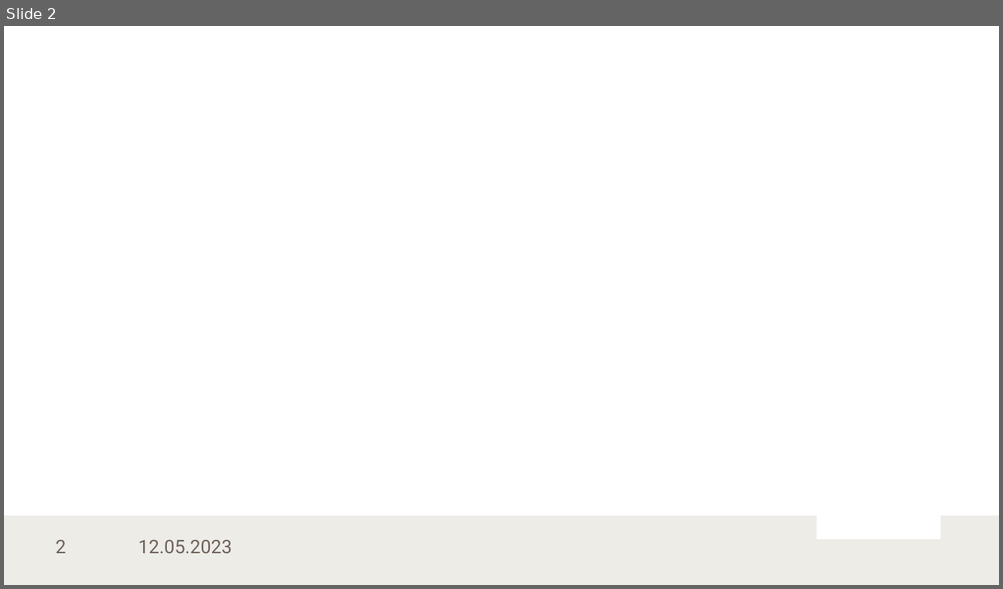
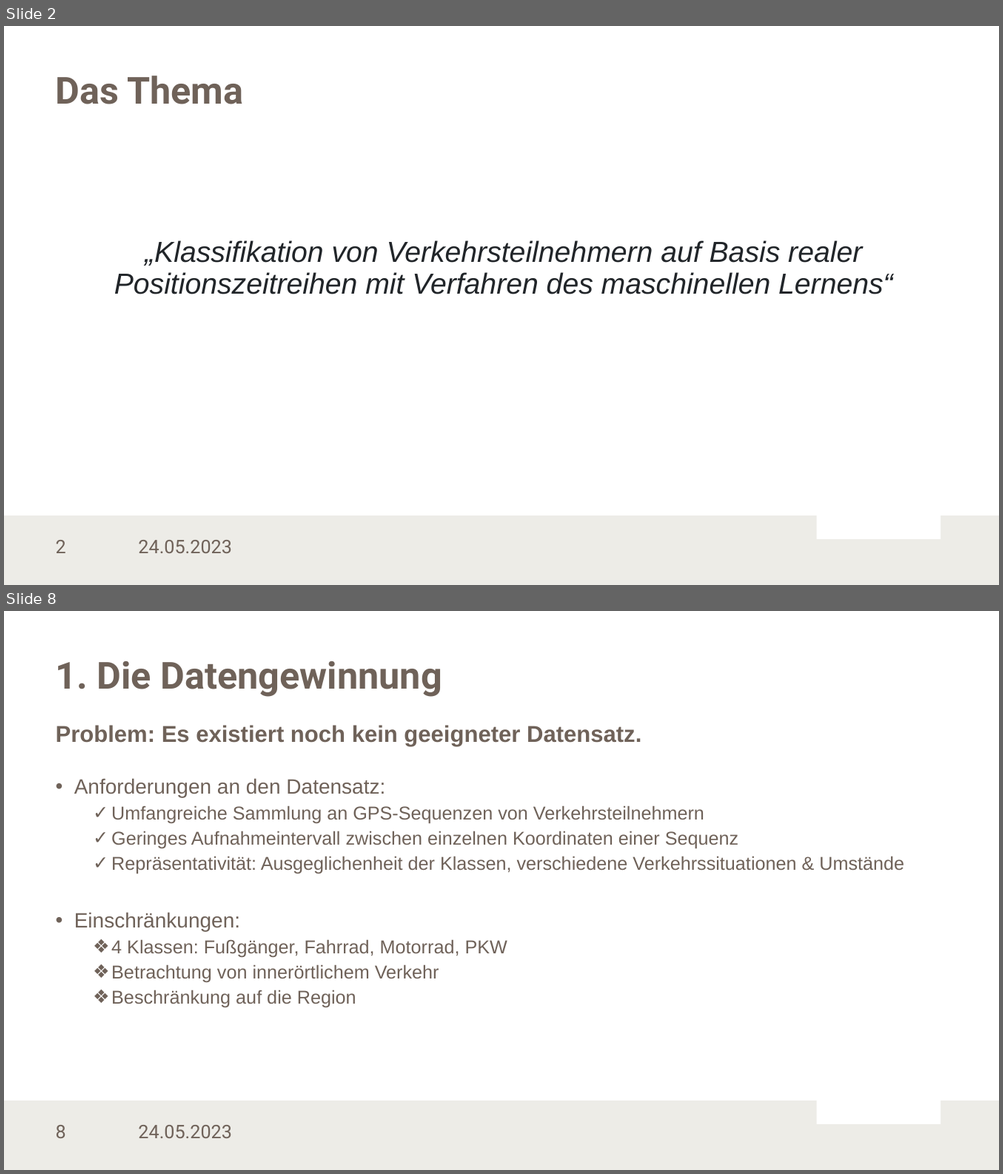
Before and after one commit to LennartKoepper/Bachelor-Thesis, a slide deck: Seminar/Bachelorseminar_25-04-2023.pptx. Shown one above the other, each under a label of ours: slide 2 before the commit, slides 2 and 8 after it; the slides between them are not shown. The pictures are 1003x589 and 1003x1174 pixels, drawn with LibreOffice and Linux fonts; fonts in the diff are those of the drawing; background and template pictures are left out. Boxes give left, top, right and bottom in pixels: in the first picture for what was removed or moved away, otherwise in the second. Text is boxed around its words. In the diff, an @@ line names an element or a change of style, - is before the commit and + after.

```diff
--- a/Seminar/Bachelorseminar_25-04-2023.pptx
+++ b/Seminar/Bachelorseminar_25-04-2023.pptx
@@ slide 8 added at (x1=4, y1=611, x2=999, y2=1170), background #FFFFFF; not listed: 3 template elements that a slide beside it also shows @@
@@ title added at (x1=56, y1=661, x2=442, y2=697), 36 pt, text #6F6259, bold @@
+1. Die Datengewinnung
@@ text added at (x1=56, y1=725, x2=641, y2=746), 22.2 pt, text #6F6259, bold @@
+Problem: Es existiert noch kein geeigneter Datensatz.
@@ text added at (x1=74, y1=778, x2=904, y2=1008), 18 pt, text #6F6259 @@
+• Anforderungen an den Datensatz:
+  ✓ Umfangreiche Sammlung an GPS-Sequenzen von Verkehrsteilnehmern
+  ✓ Geringes Aufnahmeintervall zwischen einzelnen Koordinaten einer Sequenz
+  ✓ Repräsentativität: Ausgeglichenheit der Klassen, verschiedene Verkehrssituationen & Umstände
+• Einschränkungen:
+  ❖ 4 Klassen: Fußgänger, Fahrrad, Motorrad, PKW
+  ❖ Betrachtung von innerörtlichem Verkehr
+  ❖ Beschränkung auf die Region
@@ text added at (x1=138, y1=1125, x2=232, y2=1139), 18 pt, text #6F6259 @@
+24.05.2023
@@ slide 2 changed as well @@
@@ title added at (x1=56, y1=76, x2=243, y2=104), 36 pt, text #6F6259, bold @@
+Das Thema
@@ text added at (x1=114, y1=241, x2=893, y2=295), 28 pt, text #212529, italic @@
+„Klassifikation von Verkehrsteilnehmern auf Basis realer Positionszeitreihen mit Verfahren des maschinellen Lernens“
@@ text at (x1=138, y1=540, x2=232, y2=554): text changed @@
-12.05.2023
+24.05.2023
```
Also in this commit, not shown: 1 other slide changed, 18 other slides added, 2 other files.
